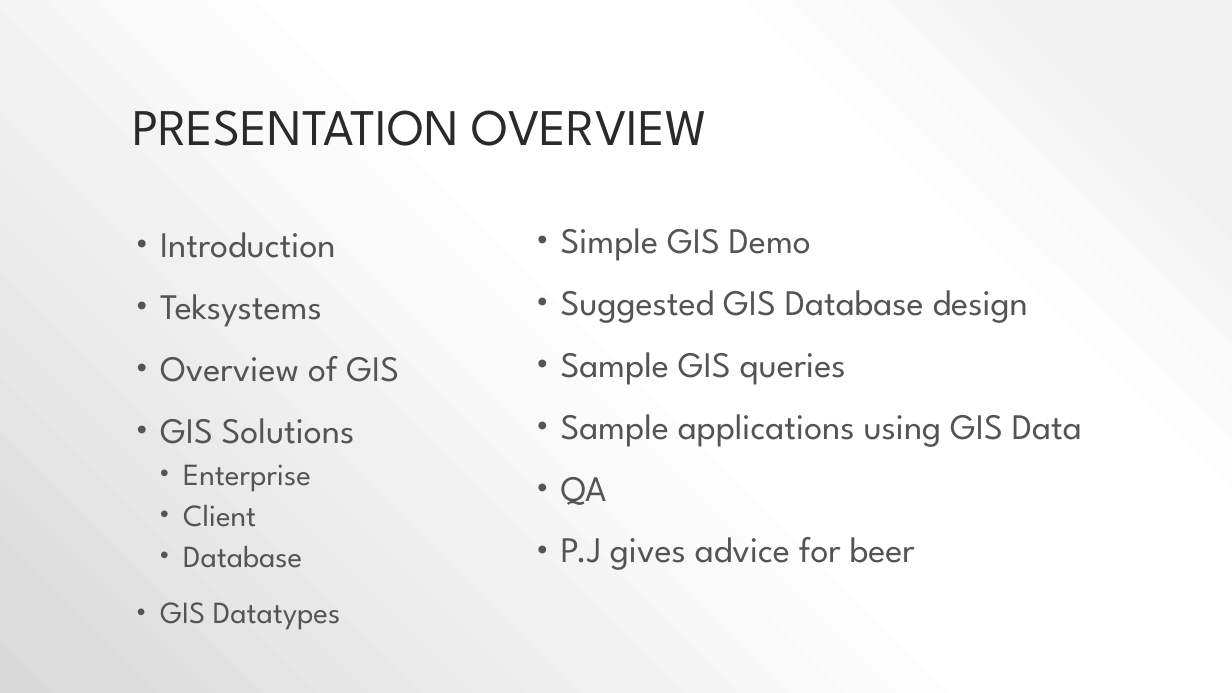
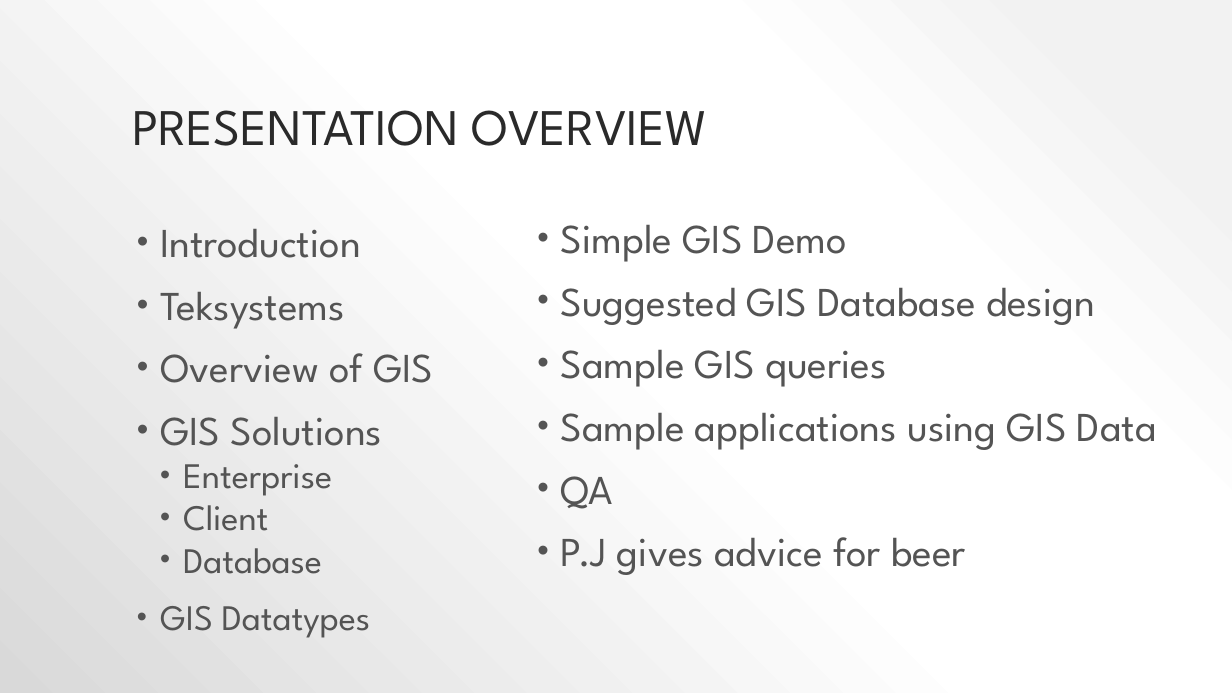
Before and after one commit to pjsteele/techtalksky, a slide deck: slide 2 of presentation/techTalk.pptx. Drawn at 1232x693 pixels with LibreOffice and Linux fonts; fonts in the diff are those of the drawing. Boxes give left, top, right and bottom in pixels: in the first picture for what was removed or moved away, otherwise in the second. Text is boxed around its words. In the diff, an @@ line names an element or a change of style, - is before the commit and + after.

```diff
--- a/presentation/techTalk.pptx
+++ b/presentation/techTalk.pptx
@@ text "Introduction" at [160, 229, 433, 638]: size 28 to 32 pt in "Introduction", "Teksystems", "Overview of GIS", "GIS Solutions"; size 24 to 28 pt in "Enterprise", "Client", "Database", "GIS Datatypes"; line spacing 0.9 to 0.8 @@
@@ text "Simple GIS Demo" at [561, 224, 1157, 575]: size 28 to 32 pt; line spacing 0.9 to 0.8 @@
```
Also in this commit, not shown: 9 other slides changed, 3 other files.
